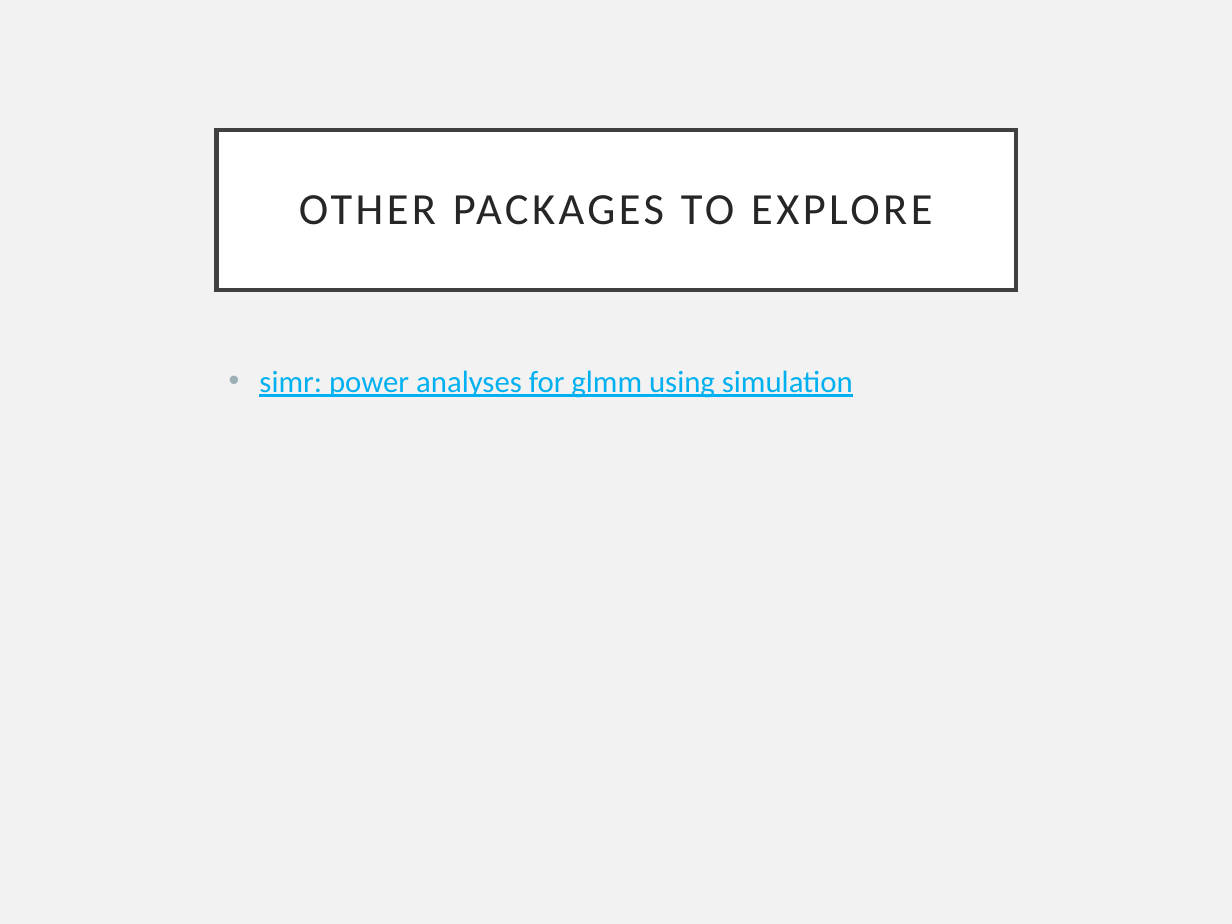
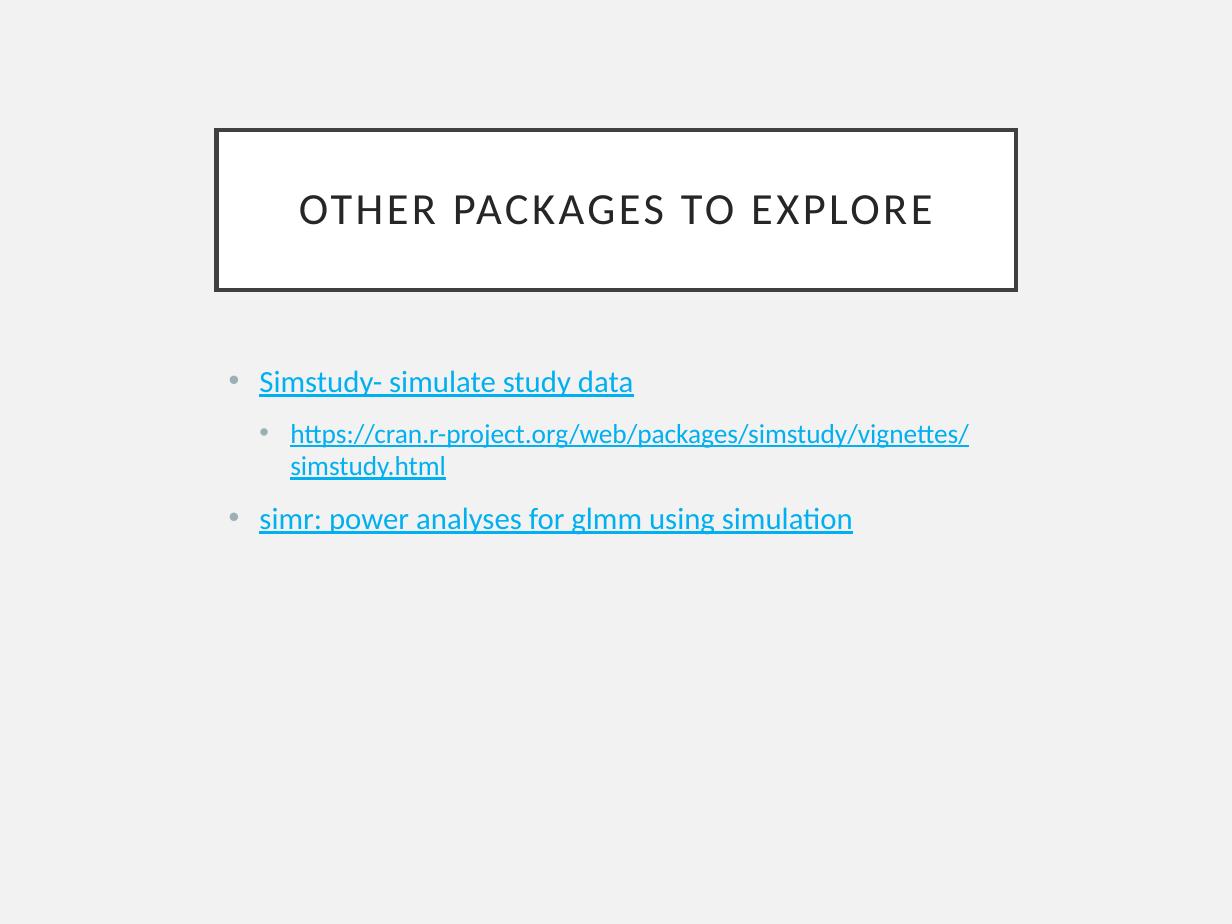
Before and after one commit to EEOB590A-Data-Science-in-R-Fall2021/CourseMaterials, a slide deck: slide 16 of 5. Simulating Data/SimulatingData.pptx (slide 12 before the commit). Drawn at 1232x924 pixels with LibreOffice and Linux fonts; fonts in the diff are those of the drawing. Boxes give left, top, right and bottom in pixels: in the first picture for what was removed or moved away, otherwise in the second. Text is boxed around its words. In the diff, an @@ line names an element or a change of style, - is before the commit and + after.

```diff
--- a/5. Simulating Data/SimulatingData.pptx
+++ b/5. Simulating Data/SimulatingData.pptx
@@ text at [259, 370, 969, 480]: paragraphs added @@
+• Simstudy- simulate study data
+  • https://cran.r-project.org/web/packages/simstudy/vignettes/simstudy.html
```
Also in this commit, not shown: 9 other slides changed, 4 slides added, 2 other files.
